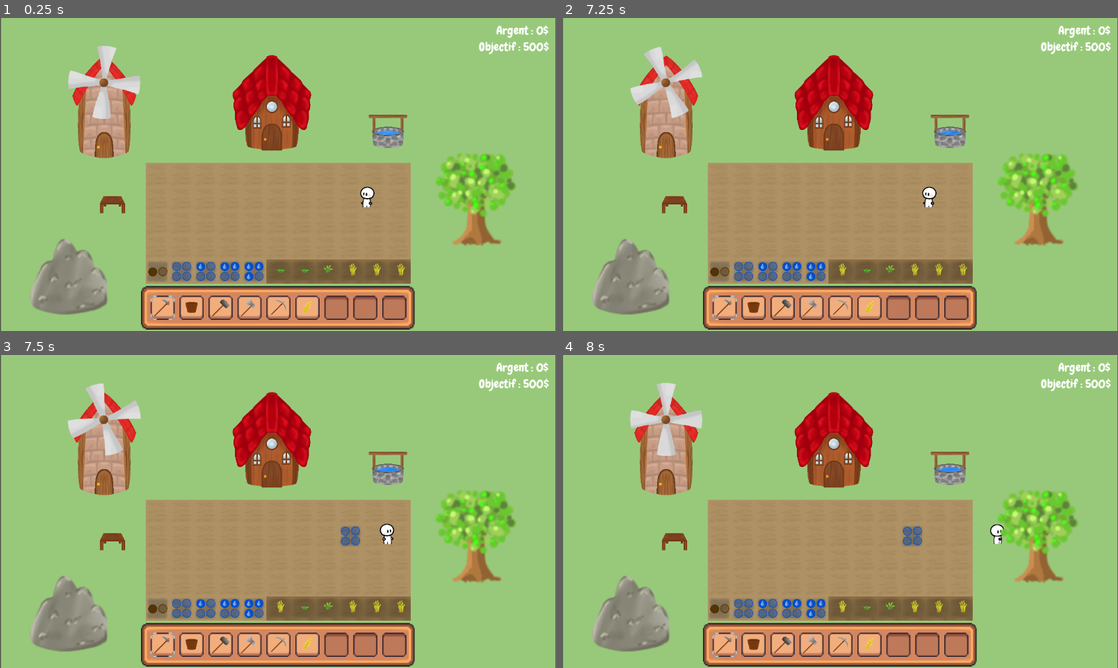
Above: before the commit, frames 1-4 (two rows, left to right).
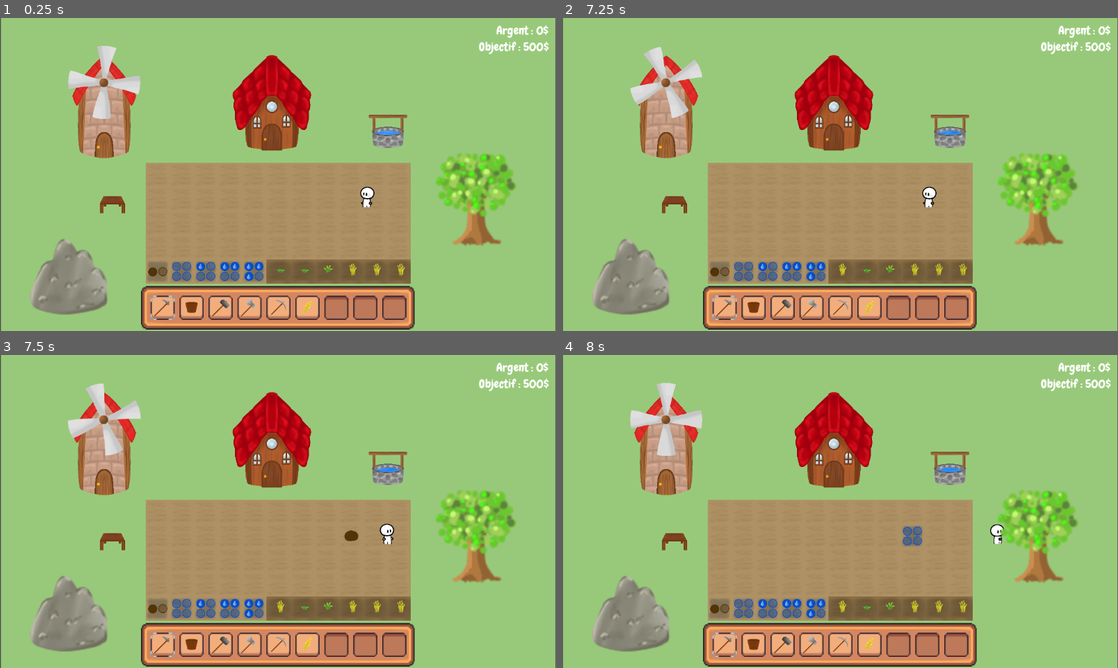
Above: after the commit, the same moments.

Repository: LaClimSx/Back-to-the-roots
Game: Godot game, scene res://Scenes/world.tscn
Same seed, same stepped clock (60 frames per second), same inputs: the game is played once before the commit and once after it.
Inputs (mouse positions are in pixels of both pictures, inside the frame that each line leads up to):
- Up to frame 1 (0.25 s): no input
- Up to frame 2 (7.25 s): click (723, 309) at 0.5 s; click (751, 309) at 1.25 s; click (784, 309) at 2 s; click (812, 309) at 2.75 s; click (840, 309) at 3.5 s; click (867, 309) at 4.25 s; click (895, 309) at 5 s; click (928, 309) at 5.75 s; click (956, 309) at 6.5 s
- Up to frame 3 (7.5 s): move the mouse to (400, 495) at 7.27 s; hold Right (move_right) from 7.28 s (still down); hold Space (Interact) from 7.28 s (still down); click (400, 495) at 7.42 s
- Up to frame 4 (8 s): keep holding Right (move_right); keep holding Space (Interact)

Frames 1-2 are identical in both runs. In frame 3, 0.2% of the frame differs, in the area x 61-65%, y 54-62%; in frame 4, nothing differs.

Commit message:
feat: animate tiles

Diff:
--- a/Scenes/world.tscn
+++ b/Scenes/world.tscn
@@ -1,8 +1,9 @@
-[gd_scene load_steps=19 format=4 uid="uid://rlhk8qhsj3ua"]
+[gd_scene load_steps=21 format=4 uid="uid://rlhk8qhsj3ua"]
 
 [ext_resource type="Script" path="res://Scripts/world.gd" id="1_rjk8m"]
 [ext_resource type="PackedScene" uid="uid://7yman1hb02ho" path="res://Scenes/player.tscn" id="2_pts0t"]
 [ext_resource type="Texture2D" uid="uid://bagkjw0nnyrbx" path="res://Assets/Tiles/ground_tileset.png" id="3_v4820"]
+[ext_resource type="Texture2D" uid="uid://ckdrhkde46ob5" path="res://Assets/Tiles/animationtiles.png" id="4_v0tfy"]
 [ext_resource type="PackedScene" uid="uid://btquhh5o6ewuu" path="res://Scenes/inventory_gui.tscn" id="5_0ywr5"]
 [ext_resource type="Script" path="res://Scripts/canvas_layer.gd" id="5_b8gca"]
 [ext_resource type="Script" path="res://Scripts/crops.gd" id="6_mrkq6"]
@@ -28,9 +29,38 @@
 3:1/0 = 0
 4:1/0 = 0
 
+[sub_resource type="TileSetAtlasSource" id="TileSetAtlasSource_08ol3"]
+texture = ExtResource("4_v0tfy")
+texture_region_size = Vector2i(100, 100)
+0:0/0 = 0
+1:0/0 = 0
+2:0/0 = 0
+3:0/0 = 0
+4:0/0 = 0
+5:0/0 = 0
+6:0/0 = 0
+7:0/0 = 0
+8:0/0 = 0
+9:0/0 = 0
+10:0/0 = 0
+11:0/0 = 0
+12:0/0 = 0
+13:0/0 = 0
+0:1/0 = 0
+1:1/0 = 0
+2:1/0 = 0
+3:1/0 = 0
+4:1/0 = 0
+5:1/0 = 0
+6:1/0 = 0
+7:1/0 = 0
+8:1/0 = 0
+9:1/0 = 0
+
 [sub_resource type="TileSet" id="TileSet_hc1xn"]
 tile_size = Vector2i(100, 100)
 sources/0 = SubResource("TileSetAtlasSource_dy6s2")
+sources/1 = SubResource("TileSetAtlasSource_08ol3")
 
 [sub_resource type="TileSetAtlasSource" id="TileSetAtlasSource_bjm0n"]
 texture = ExtResource("6_sngnb")
--- a/Scripts/world.gd
+++ b/Scripts/world.gd
@@ -56,7 +56,7 @@
 			#If dirt
 			if ground_atlas == Vector2i(1,0) :
 				#If full durability plow entirely else only half plow
-				ground.set_cell(viewing_tile,0,Vector2i(0,1)) if selected_item.state > 1 else ground.set_cell(viewing_tile,0,Vector2i(2,0))
+				await animateTile(viewing_tile, false) if selected_item.state > 1 else ground.set_cell(viewing_tile,0,Vector2i(2,0))
 				inventory_gui.use_item()
 				print("Plowed")
 			#If half_tilted_dirt
@@ -83,7 +83,7 @@
 				1: ground.set_cell(viewing_tile,0,Vector2i(1,1))
 				2: ground.set_cell(viewing_tile,0,Vector2i(2,1))
 				3: ground.set_cell(viewing_tile,0,Vector2i(3,1))
-				4: ground.set_cell(viewing_tile,0,Vector2i(4,1))
+				4: await animateTile(viewing_tile, true)
 			print("Watered")
 
 		#If player has wheat and tile is empty field, plant the wheat
@@ -91,6 +91,18 @@
 			crops.set_cell(viewing_tile,1,Vector2i(0,0))
 			inventory_gui.use_item()
 			print("Planted")
+
+func animateTile(position: Vector2i, water: bool):
+	if water:
+		for i in range(14):
+			ground.set_cell(position,1,Vector2i(i,0))
+			await get_tree().create_timer(0.05).timeout
+		ground.set_cell(position,0,Vector2i(4,1))
+	else:
+		for i in range(10):
+			ground.set_cell(position,1,Vector2i(i,1))
+			await get_tree().create_timer(0.05).timeout
+		ground.set_cell(position,0,Vector2i(0,1))
 
 #This function does not check every softlock possibilty but only 2
 func checkSoftLock() -> void:
Binary file added: Assets/Tiles/animationtiles.png
Not shown, added: Assets/Tiles/animationtiles.png.import
